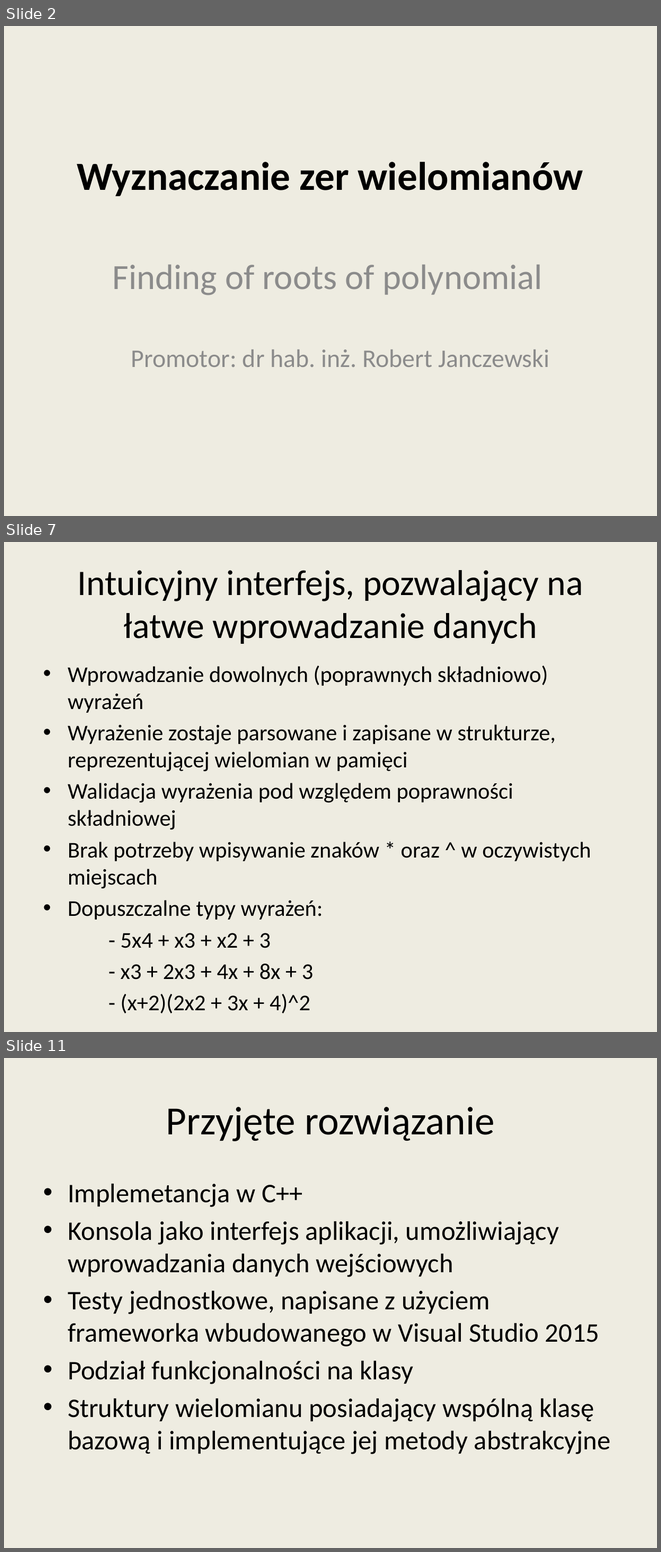
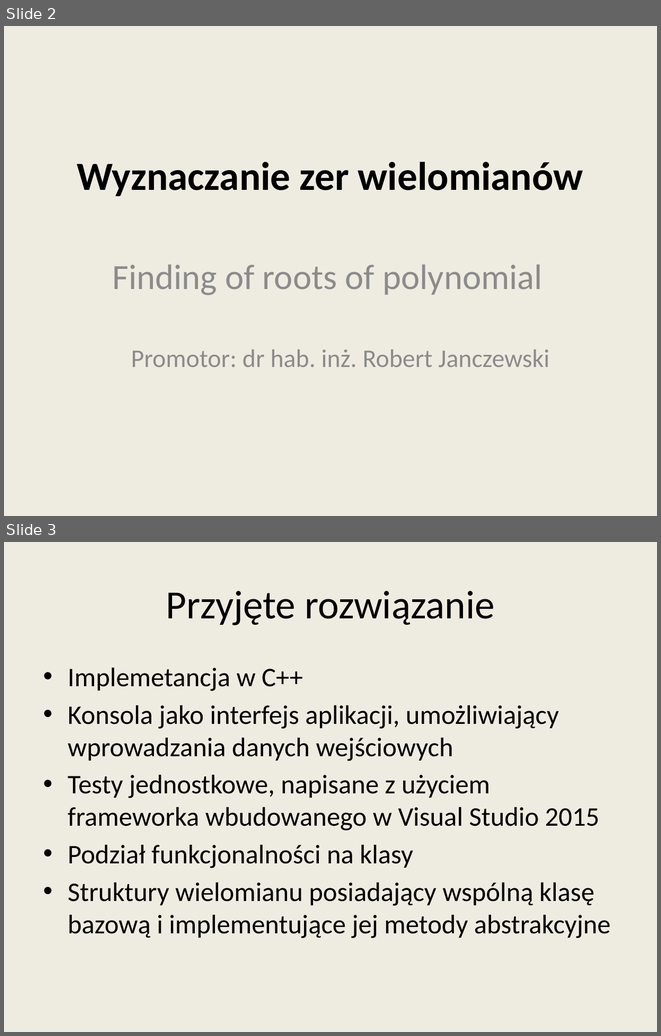
Before and after one commit to wojtekpas/PracaMagisterska, a slide deck: Praca/Seminarium/seminarium_prez2.pptx. Shown one above the other, each under a label of ours: slides 2, 7 and 11 before the commit, slides 2 and 3 after it; the slides between them are not shown. The pictures are 661x1552 and 661x1036 pixels, drawn with LibreOffice and Linux fonts; fonts in the diff are those of the drawing. Boxes give left, top, right and bottom in pixels: in the first picture for what was removed or moved away, otherwise in the second. Text is boxed around its words. In the diff, an @@ line names an element or a change of style, - is before the commit and + after.

```diff
--- a/Praca/Seminarium/seminarium_prez2.pptx
+++ b/Praca/Seminarium/seminarium_prez2.pptx
@@ slide 7 removed at [4,542,657,1032], background #EEECE1 @@
@@ title removed at [77,570,583,644] @@
-Intuicyjny interfejs, pozwalający na łatwe wprowadzanie danych
@@ text removed at [68,665,591,1013] @@
-• Wprowadzanie dowolnych (poprawnych składniowo) wyrażeń
-• Wyrażenie zostaje parsowane i zapisane w strukturze, reprezentującej wielomian w pamięci
-• Walidacja wyrażenia pod względem poprawności składniowej
-• Brak potrzeby wpisywanie znaków * oraz ^ w oczywistych miejscach
-• Dopuszczalne typy wyrażeń:
-- 5x4 + x3 + x2 + 3
-- x3 + 2x3 + 4x + 8x + 3
-- (x+2)(2x2 + 3x + 4)^2
@@ what was slide 11 is now slide 3 @@
```
Also in this commit, not shown: 3 slides changed, 6 other slides removed, 2 other files.
